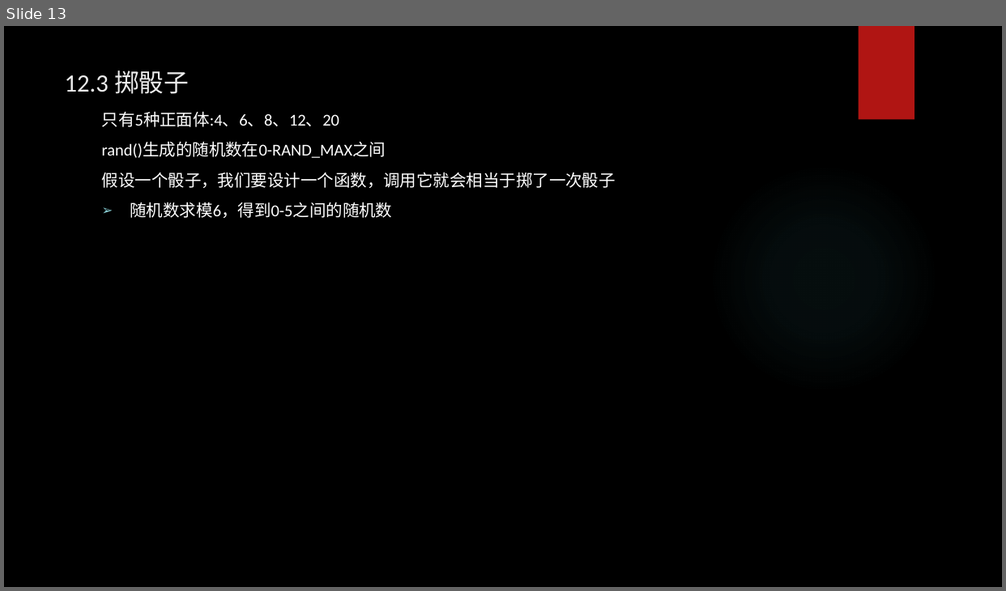
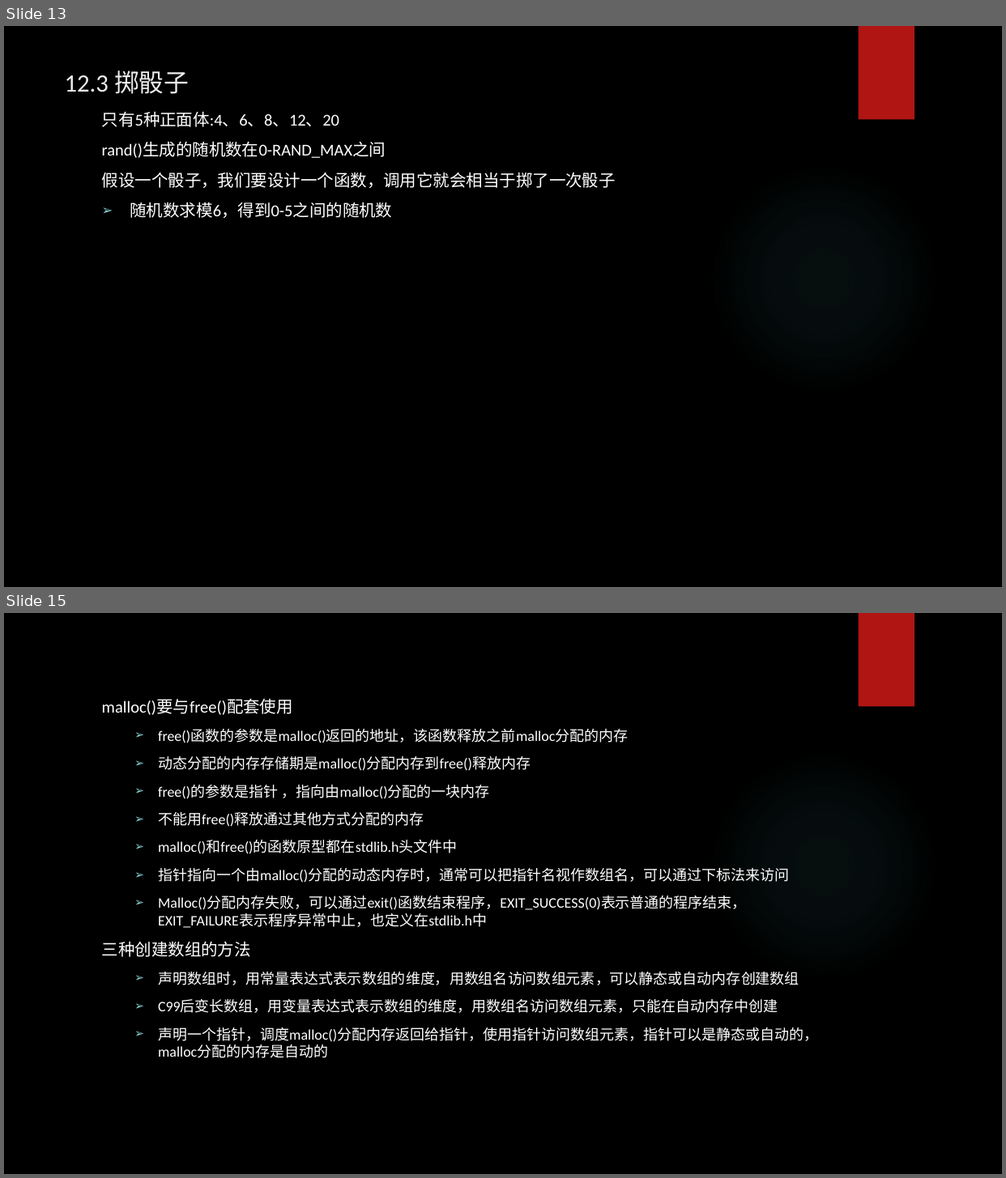
Before and after one commit to tsyin/c_ppt-code, a slide deck: 12存储类别、链接和内存管理.pptx. Shown one above the other, each under a label of ours: slide 13 before the commit, slides 13 and 15 after it; the slides between them are not shown. The pictures are 1006x591 and 1006x1178 pixels, drawn with LibreOffice and Linux fonts; fonts in the diff are those of the drawing; background and template pictures are left out. Boxes give left, top, right and bottom in pixels: in the first picture for what was removed or moved away, otherwise in the second. Text is boxed around its words. In the diff, an @@ line names an element or a change of style, - is before the commit and + after.

```diff
--- a/12存储类别、链接和内存管理.pptx
+++ b/12存储类别、链接和内存管理.pptx
@@ slide 15 added at [4,613,1002,1174], background picture (left out); not listed: 2 template elements that a slide beside it also shows @@
@@ text added at [102,699,818,1059], 14 pt, text #FFFFFF @@
+malloc()要与free()配套使用
+  ➢ free()函数的参数是malloc()返回的地址，该函数释放之前malloc分配的内存
+  ➢ 动态分配的内存存储期是malloc()分配内存到free()释放内存
+  ➢ free()的参数是指针 ，指向由malloc()分配的一块内存
+  ➢ 不能用free()释放通过其他方式分配的内存
+  ➢ malloc()和free()的函数原型都在stdlib.h头文件中
+  ➢ 指针指向一个由malloc()分配的动态内存时，通常可以把指针名视作数组名，可以通过下标法来访问
+  ➢ Malloc()分配内存失败，可以通过exit()函数结束程序，EXIT_SUCCESS(0)表示普通的程序结束，EXIT_FAILURE表示程序异常中止，也定义在stdlib.h中
+三种创建数组的方法
+  ➢ 声明数组时，用常量表达式表示数组的维度，用数组名访问数组元素，可以静态或自动内存创建数组
+  ➢ C99后变长数组，用变量表达式表示数组的维度，用数组名访问数组元素，只能在自动内存中创建
+  ➢ 声明一个指针，调度malloc()分配内存返回给指针，使用指针访问数组元素，指针可以是静态或自动的，malloc分配的内存是自动的
```
Also in this commit, not shown: 4 other slides added.
